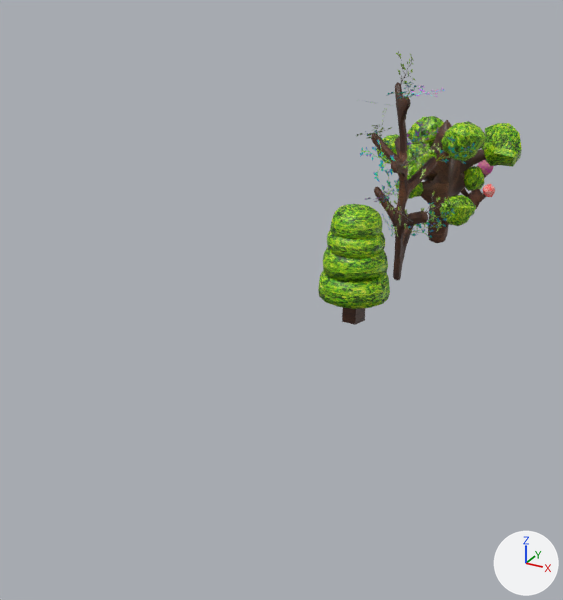
One commit to the Blender file Blender/Modular Kit Floors/SimpleTree.blend: the scene before it, then after it.
One viewpoint serves both versions: a 50 mm camera at (10.01, -35.5, 11.91) aimed at (-1.95, -13.75, 1.04). The axes (+X, +Y, +Z) are drawn at lower right. The lights are the same throughout. The first picture is the older version.

The scene before the commit, as lines of its bpy script (objects in view):
```python
me_cube = bpy.data.meshes.new('Cube')
me_cube.from_pydata(...)  # 912 vertices, 910 faces; spans x -1.86..2.0, y -4.6..0.57, z -1.66..6.74
me_cube.materials.append(mat_material_001)  # picture img_woodtexture_jpg
me_cylinder_003 = bpy.data.meshes.new('Cylinder.003')
me_cylinder_003.from_pydata(...)  # 100 vertices, 98 faces; spans x -0.84..0.84, y -0.86..0.87, z -0.66..1.92
me_cylinder_003.polygons.foreach_set('use_smooth', [True] * 98)
me_cylinder_003.materials.append(mat_material)  # picture img_4284_jpg
me_icosphere_001 = bpy.data.meshes.new('Icosphere.001')
me_icosphere_001.from_pydata(...)  # 42 vertices, 80 faces; spans x -1.04..1.2, y -1.0..1.37, z -1.0..0.92
me_icosphere_001.materials.append(mat_material)  # picture img_4284_jpg
ob_cube = bpy.data.objects.new('Cube', me_cube)
ob_cube.location = (0.0, -6.17, 1.49)
ob_cube.scale = (0.711, 0.711, 0.914)
ob_cylinder_003 = bpy.data.objects.new('Cylinder.003', me_cylinder_003)
ob_cylinder_003.location = (-0.02, -11.94, 2.85)
ob_cylinder_003.rotation_euler = (0.0, 0.0, 0.0523)  # degrees (0, 0, 3)
ob_cylinder_003.scale = (1.18, 1.18, 0.326)
ob_icosphere_001 = bpy.data.objects.new('Icosphere.001', me_icosphere_001)
ob_icosphere_001.location = (-1.44, -0.8, 4.43)
ob_icosphere_001.rotation_euler = (-0.828, -0.676, -0.117)  # degrees (-47, -39, -6.7)
ob_icosphere_001.scale = (0.789, 0.789, 0.789)
# also in view: 'Cylinder' at (0.12, -2.21, 2.76); 'Cylinder.001' at (-0.02, -11.94, 1.45); 'Cylinder.004' at (-0.02, -11.94, 3.73); 'Icosphere.005' at (1.17, -3.81, 2.06); 'Cylinder.002' at (-0.02, -11.94, 2.34)
```
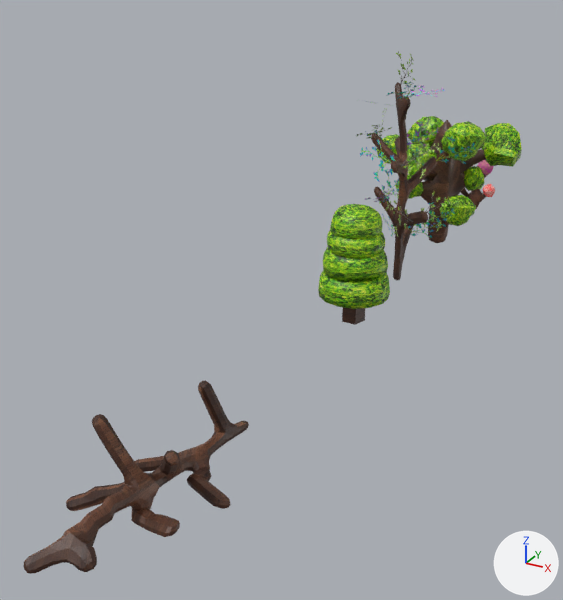
Commit message: Simple Tree Obstacle + Flowers

Where the change shows, as pixel boxes [x1, y1, x2, y2] in the pictures (563 x 600 px):
'Cube.002', added (brown)
    after: [24, 380, 249, 574]

What the commit changed:
Mesh me_cube_002 is new.
It has 912 vertices, 910 faces and spans x -1.89..2.35, y -3.47..0.57, z -1.66..6.61.
It uses material mat_material_001 (picture img_woodtexture_jpg).
Object 'Cube.002' (ob_cube_002) is new; it shows me_cube_002.
Its location is (0.0, -20.63, 1.49).
Its rotation in degrees is (80, 0, 0).
Its scale is (0.711, 0.711, 0.914).
